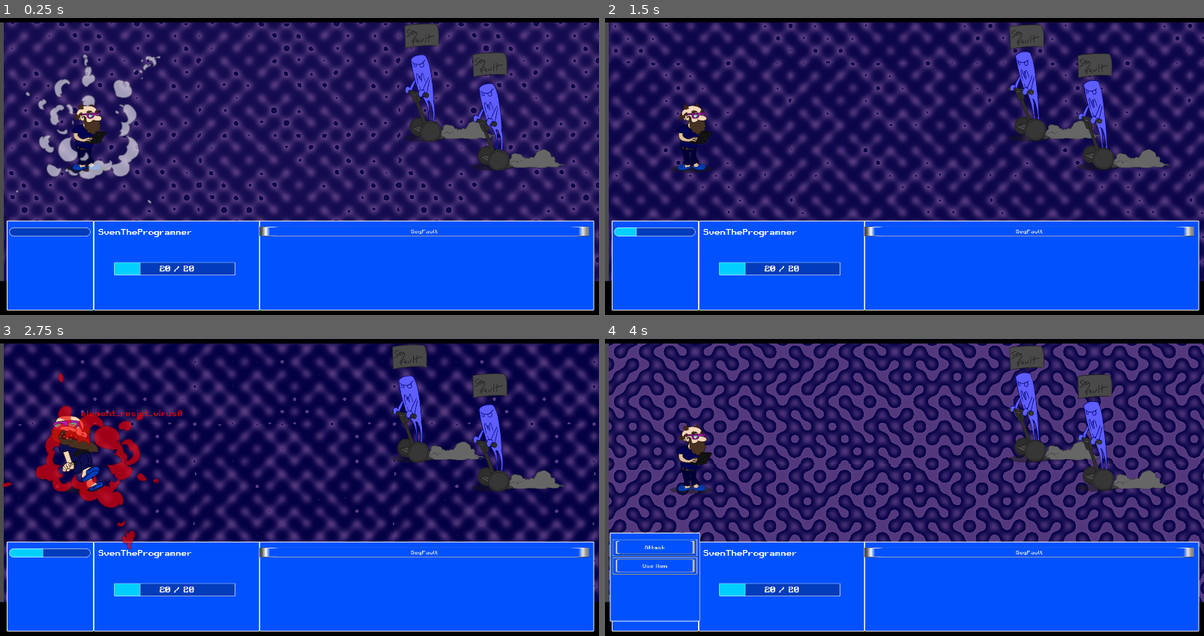
Above: before the commit, frames 1-4 (two rows, left to right).
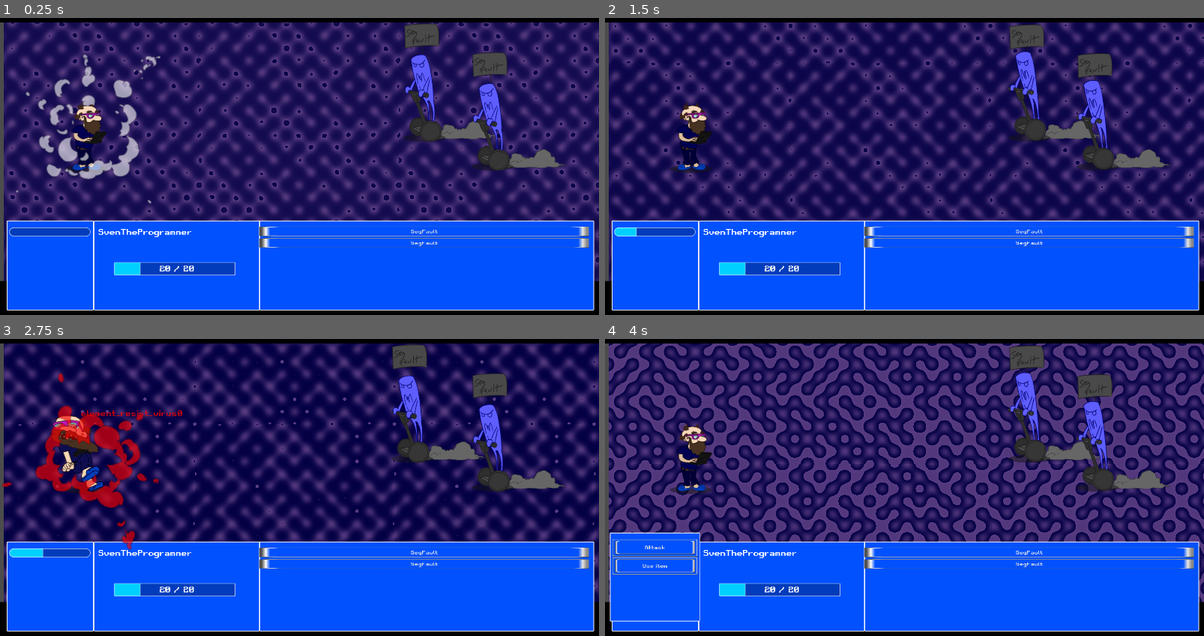
Above: after the commit, the same moments.

Repository: Alexander-Hjelm/bearded-programmer-sven
Game: Godot game, scene res://MainScene.tscn
Same seed, same stepped clock (60 frames per second), same inputs: the game is played once before the commit and once after it.
Inputs:
- Up to frame 1 (0.25 s): no input
- Up to frame 2 (1.5 s): click "SegFault" at 0.5 s; click "SegFault" at 1.25 s
- Up to frame 3 (2.75 s): click "SegFault" at 2 s
- Up to frame 4 (4 s): click "SegFault" at 2.75 s; click "SegFault" at 3.5 s

The runs differ from the first frame. In frame 1, 0.4% of the frame differs, in the area x 43-99%, y 74-78%; in frame 2, 0.4%, in the area x 43-99%, y 73-78%; in frame 3, 0.4%; in frame 4, 0.4%.

Commit message:
Enemy label is displayed correctly

Diff:
--- a/Scenes/UI/HUD.gd
+++ b/Scenes/UI/HUD.gd
@@ -65,8 +65,8 @@
 
 
 func set_enemy_name(enemy_index: int, enemy_name : String):
-	get_node("BadGuyPanel/EnemyTeamLabel" + str(enemy_index)).text = enemy_name
-	get_node("BadGuyPanel/EnemyTeamLabel" + str(enemy_index)).visible = true
+	get_node("BadGuyPanel/EnemyTeamLabel" + str(enemy_index+1)).text = enemy_name
+	get_node("BadGuyPanel/EnemyTeamLabel" + str(enemy_index+1)).visible = true
 
 
 func update_player_HUD_stats(player_hp, player_hp_max): ## Update player hp
--- a/Script/combat_manager.gd
+++ b/Script/combat_manager.gd
@@ -78,7 +78,7 @@
 		HUD.set_player_names(character_node.get_name())
 	elif team == 1:
 		get_node("/root/MainScene/Team1StartPos/Pos" + str(len(_characters_by_team[1]))).add_child(character_node)
-		HUD.set_enemy_name(len(_characters_by_team)-1, character_node.get_name())
+		HUD.set_enemy_name(len(_characters_by_team[1])-1, character_node.get_name())
 		current_monster_name = character_node.get_name()
 
 	# Set ticking timer to 0 for the new character
